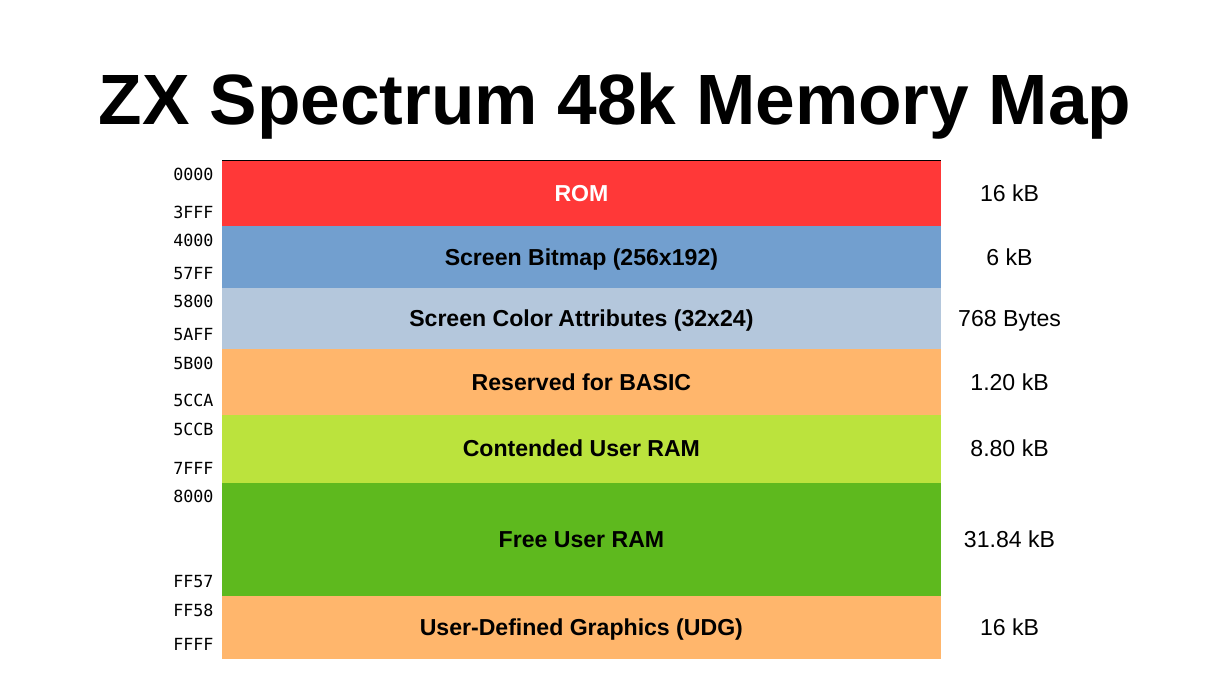
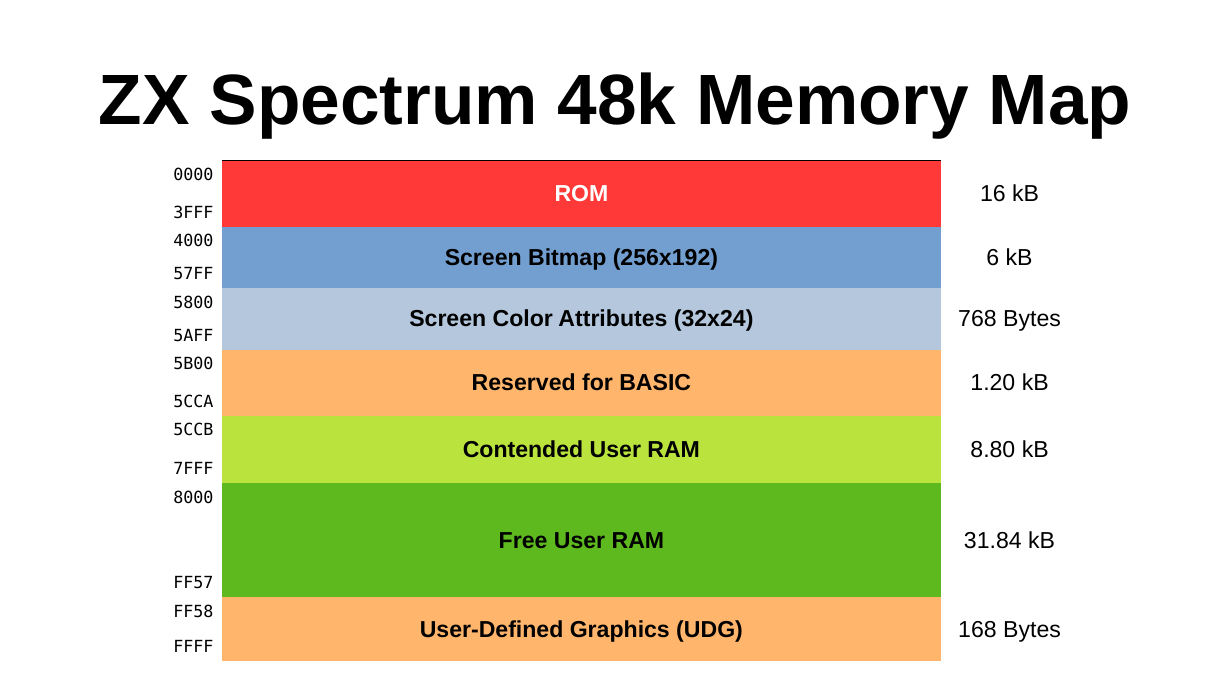
Before and after one commit to SlithyMatt/zxs-assembly-tutorial, a slide deck: slide 2 of Lesson2/Lesson2.odp. Drawn at 1232x693 pixels with LibreOffice and Linux fonts; fonts in the diff are those of the drawing. Boxes give left, top, right and bottom in pixels: in the first picture for what was removed or moved away, otherwise in the second. Text is boxed around its words. In the diff, an @@ line names an element or a change of style, - is before the commit and + after.

Commit message:
Fixed Lesson 2 slides, started Lesson 3

```diff
--- a/Lesson2/Lesson2.odp
+++ b/Lesson2/Lesson2.odp
@@ table at <box>147,160,1079,661</box> @@
-row 13, column 3: 16 kB
+row 13, column 3: 168 Bytes
```
Also in this commit, not shown: 1 other file.
